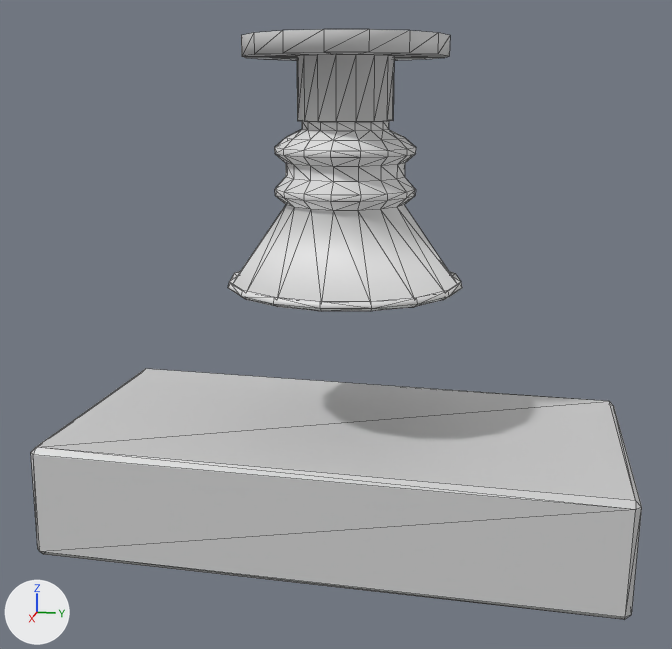
A saved change to the COLLADA model models/ph-mpd-fcm/prod/scene/kuka-vacuum-gripper.dae.
Both versions are drawn from a camera (50 mm lens) standing at (3.2, 0.61, 1.37) and looking at (0.03, -0.03, 0.58). Lighting does not change. The marker at lower left points along +X, +Y and +Z. Mesh edges are drawn as thin lines. Where no turn or scale is listed for an object, it has been applied to the vertices.

In view in the first picture: 'kukaVacuumGripper', 'slopingBody'.
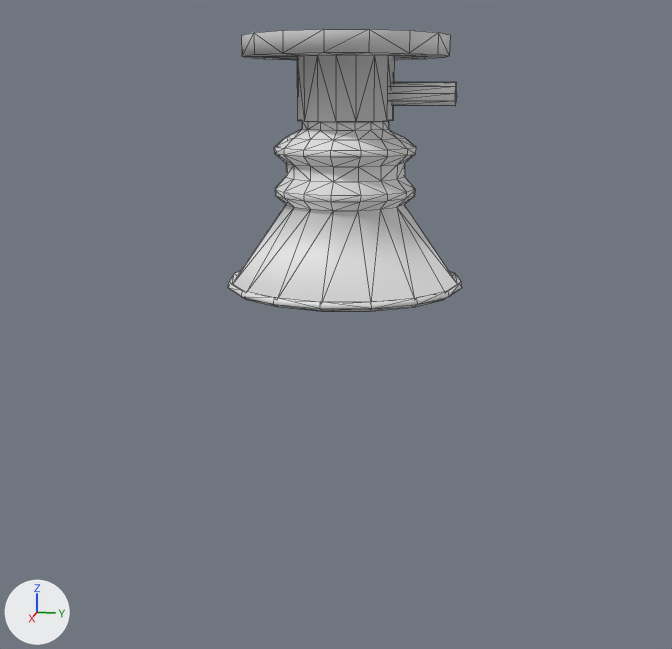
The newer file is also turned or shifted as a whole; pictures and numbers use the older file's frame.

Boxes (x1, y1, x2, y2) around the edits, measured in the pictures (672 x 649 px):
'slopingBody', deleted: before (31, 369, 642, 619)
'Cylinder', added: after (390, 82, 457, 106)

The change, as a diff of the scene's bpy script:
```diff
--- a/models/ph-mpd-fcm/prod/scene/kuka-vacuum-gripper.dae.py
+++ b/models/ph-mpd-fcm/prod/scene/kuka-vacuum-gripper.dae.py
@@ me_cylinder_001 @@
+me_cylinder_001.from_pydata(...)  # a 10-sided cylinder along y spanning x -0.04..0.04, y 0.0..0.234, z -0.038..0.038
@@ ob_slopingbody @@
-ob_slopingbody = bpy.data.objects.new('slopingBody', me_cube_001)
-ob_slopingbody.location = (0.0, 0.0, 0.0)
@@ ob_cylinder @@
+ob_cylinder = bpy.data.objects.new('Cylinder', me_cylinder_001)
+ob_cylinder.location = (0.0, 0.14, 1.377)
```
